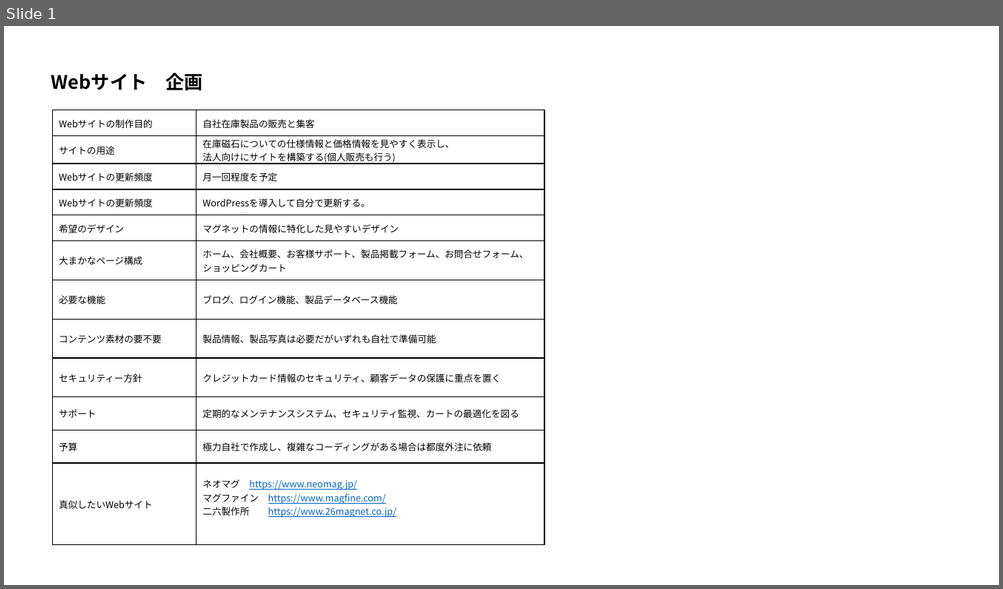
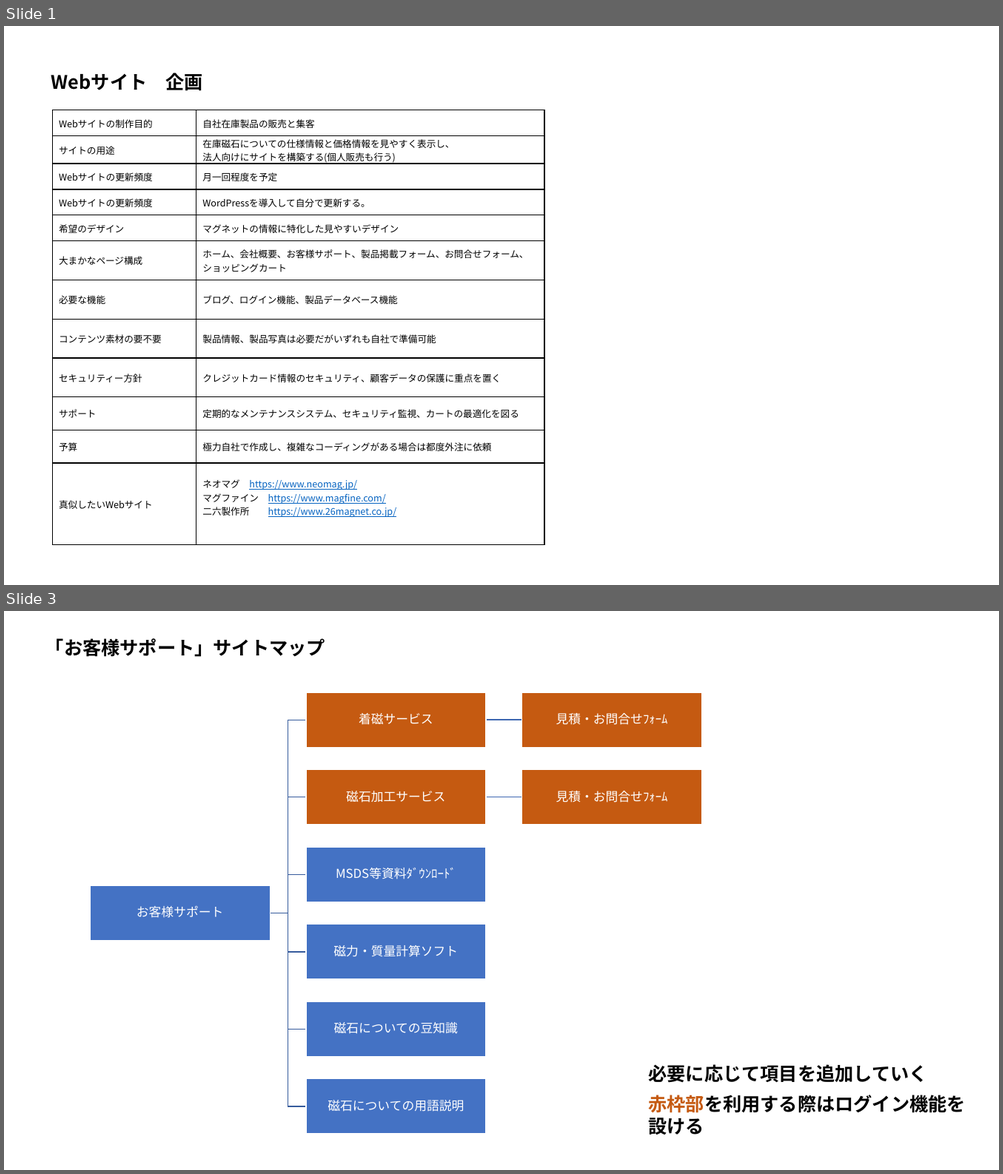
Before and after one commit to jojodio0123/samurai, a slide deck: samurai-main/目指すサイト構築の概要説明.pptx. Shown one above the other, each under a label of ours: slide 1 before the commit, slides 1 and 3 after it; the slides between them are not shown. The pictures are 1003x589 and 1003x1174 pixels, drawn with LibreOffice and Linux fonts; fonts in the diff are those of the drawing. Boxes give left, top, right and bottom in pixels: in the first picture for what was removed or moved away, otherwise in the second. Text is boxed around its words. In the diff, an @@ line names an element or a change of style, - is before the commit and + after.

```diff
--- a/samurai-main/目指すサイト構築の概要説明.pptx
+++ b/samurai-main/目指すサイト構築の概要説明.pptx
@@ slide 3 added at (4, 611, 999, 1170), background #FFFFFF @@
@@ text added at (45, 638, 325, 657), 18 pt, text #000000, bold @@
+「お客様サポート」サイトマップ
@@ text added at (648, 1065, 927, 1083), 18 pt, text #000000, bold @@
+必要に応じて項目を追加していく
@@ text added at (648, 1095, 965, 1135), 18 pt, text #000000, bold @@
+赤枠部を利用する際はログイン機能を
+設ける
@@ group added at (90, 692, 702, 1135): 9 rectangles, 9 texts, 8 freeform shapes @@
+お客様サポート
+着磁サービス
+見積・お問合せﾌｫｰﾑ
+磁石加工サービス
+見積・お問合せﾌｫｰﾑ
+MSDS等資料ﾀﾞｳﾝﾛｰﾄﾞ
+磁力・質量計算ソフト
+磁石についての豆知識
+磁石についての用語説明
```
Also in this commit, not shown: 2 slides changed, 3 other slides added, 41 other files.
